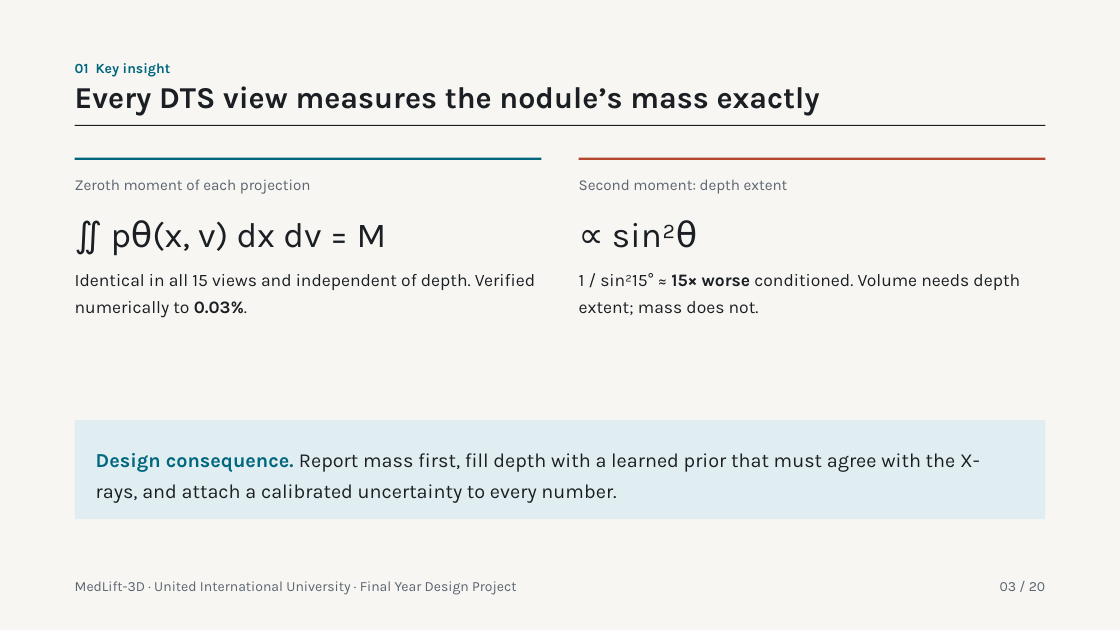
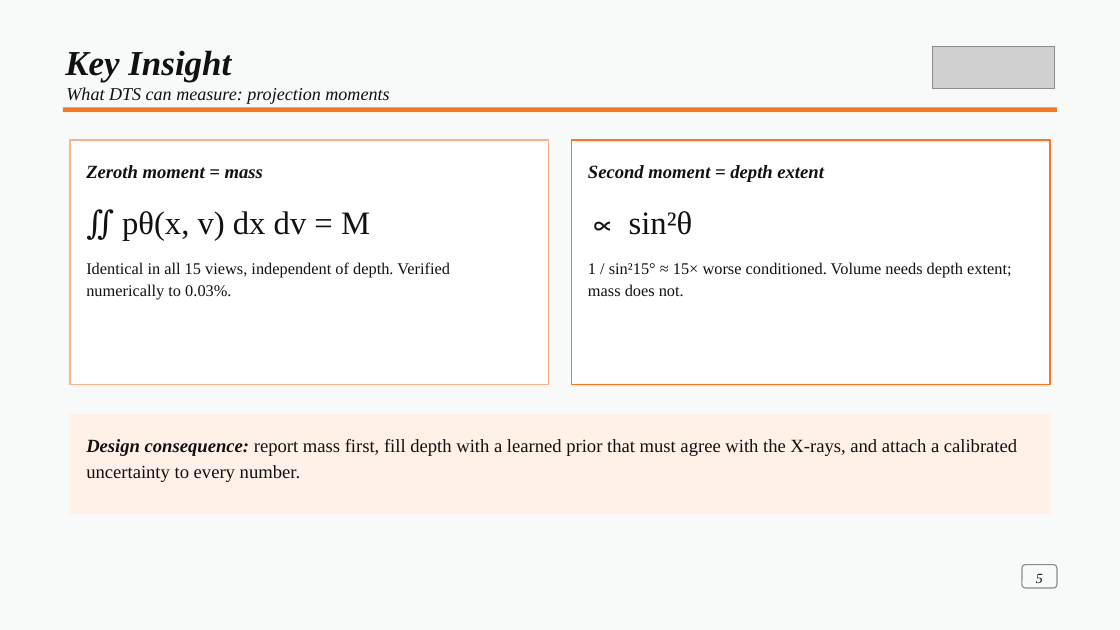
Before and after one commit to tcsquanta/medlift3d, a slide deck: slide 8 of report/MedLift3D_Defense.pptx (slide 3 before the commit). Drawn at 1120x630 pixels with LibreOffice and Linux fonts; fonts in the diff are those of the drawing; grey boxes stand for pictures. Boxes give left, top, right and bottom in pixels: in the first picture for what was removed or moved away, otherwise in the second. Text is boxed around its words. In the diff, an @@ line names an element or a change of style, - is before the commit and + after.

```diff
--- a/report/MedLift3D_Defense.pptx
+++ b/report/MedLift3D_Defense.pptx
@@ background #F7F6F2 to #F8F9F9 @@
@@ text at (x1=65, y1=50, x2=231, y2=82): text changed; size 12 to 30 pt; font Karla to Times New Roman; text colour #00677F to #111111; italic on @@
-01 Key insight
+Key Insight
@@ picture added at (x1=933, y1=46, x2=1055, y2=88) @@
@@ text added at (x1=66, y1=87, x2=389, y2=104), 15.5 pt, text #111111, italic @@
+What DTS can measure: projection moments
@@ text removed at (x1=75, y1=86, x2=820, y2=116) @@
-Every DTS view measures the nodule’s mass exactly
@@ rectangle resized from (x1=75, y1=125, x2=1046, y2=126) to (x1=63, y1=108, x2=1057, y2=113) @@
@@ rectangle at (x1=63, y1=108, x2=1057, y2=113): fill #1B1F24 to #FF751F @@
@@ rectangle added at (x1=70, y1=140, x2=548, y2=386), fill #FFFFFF, outline #F6B48A 1 pt @@
@@ rectangle added at (x1=572, y1=140, x2=1050, y2=386), fill #FFFFFF, outline #FF751F 1 pt @@
@@ rectangle removed at (x1=75, y1=158, x2=542, y2=160) @@
@@ text at (x1=86, y1=165, x2=263, y2=178): text changed; size 13 to 16 pt; font Karla to Times New Roman; text colour #5B6470 to #111111; bold on; italic on @@
-Zeroth moment of each projection
+Zeroth moment = mass
@@ text "Zeroth moment = mass" moved from (x1=75, y1=179, x2=535, y2=318) to (x1=86, y1=165, x2=450, y2=300) @@
@@ rectangle removed at (x1=579, y1=158, x2=1046, y2=160) @@
@@ text at (x1=588, y1=165, x2=823, y2=182): text changed; size 13 to 16 pt; font Karla to Times New Roman; text colour #5B6470 to #111111; bold on; italic on @@
-Second moment: depth extent
+Second moment = depth extent
@@ text "Second moment = depth extent" moved from (x1=579, y1=179, x2=1020, y2=315) to (x1=588, y1=165, x2=1011, y2=297) @@
@@ text at (x1=122, y1=211, x2=370, y2=240): size 30 to 28 pt, font Karla to Times New Roman, text colour #1B1F24 to #111111 in "∬ pθ(x, v) dx dv = M"; line spacing 1.25 to 1.15; more space between paragraphs @@
@@ text at (x1=588, y1=211, x2=1011, y2=297): size 30 to 28 pt in "∝ sin²θ"; font Karla to Times New Roman, text colour #1B1F24 to #111111 in "∝ sin²θ", "1 / sin²15° ≈ 15× worse conditioned. ..."; size 15 to 14 pt in "1 / sin²15° ≈ 15× worse conditioned. ..."; bold off in "15× worse"; line spacing 1.25 to 1.15; more space between paragraphs @@
@@ text at (x1=86, y1=262, x2=450, y2=300): text changed; size 15 to 14 pt; font Karla to Times New Roman; text colour #1B1F24 to #111111 @@
-Identical in all 15 views and independent of depth. Verified numerically to 0.03%.
+Identical in all 15 views, independent of depth. Verified numerically to 0.03%.
@@ rectangle resized from (x1=75, y1=420, x2=1046, y2=519) to (x1=70, y1=414, x2=1050, y2=513) @@
@@ rectangle at (x1=70, y1=414, x2=1050, y2=513): fill #E1EEF1 to #FFF1E8; outline none to #FFF1E8 1 pt @@
@@ text at (x1=86, y1=439, x2=1017, y2=482): text changed; size 17 to 16 pt; font Karla to Times New Roman; text colour #1B1F24 to #111111 @@
-Design consequence. Report mass first, fill depth with a learned prior that must agree with the X-rays, and attach a calibrated uncertainty to every number.
+Design consequence: report mass first, fill depth with a learned prior that must agree with the X-rays, and attach a calibrated uncertainty to every number.
@@ rounded rectangle added at (x1=1023, y1=565, x2=1058, y2=588), outline #8A8A8A 1 pt @@
@@ text removed at (x1=75, y1=581, x2=516, y2=595) @@
-MedLift-3D · United International University · Final Year Design Project
@@ text removed at (x1=1000, y1=582, x2=1045, y2=591) @@
-03 / 20
@@ text added at (x1=1036, y1=573, x2=1043, y2=583), 12 pt, text #111111, italic @@
+5
```
Also in this commit, not shown: 14 other slides changed, 17 slides added, 5 slides removed.
